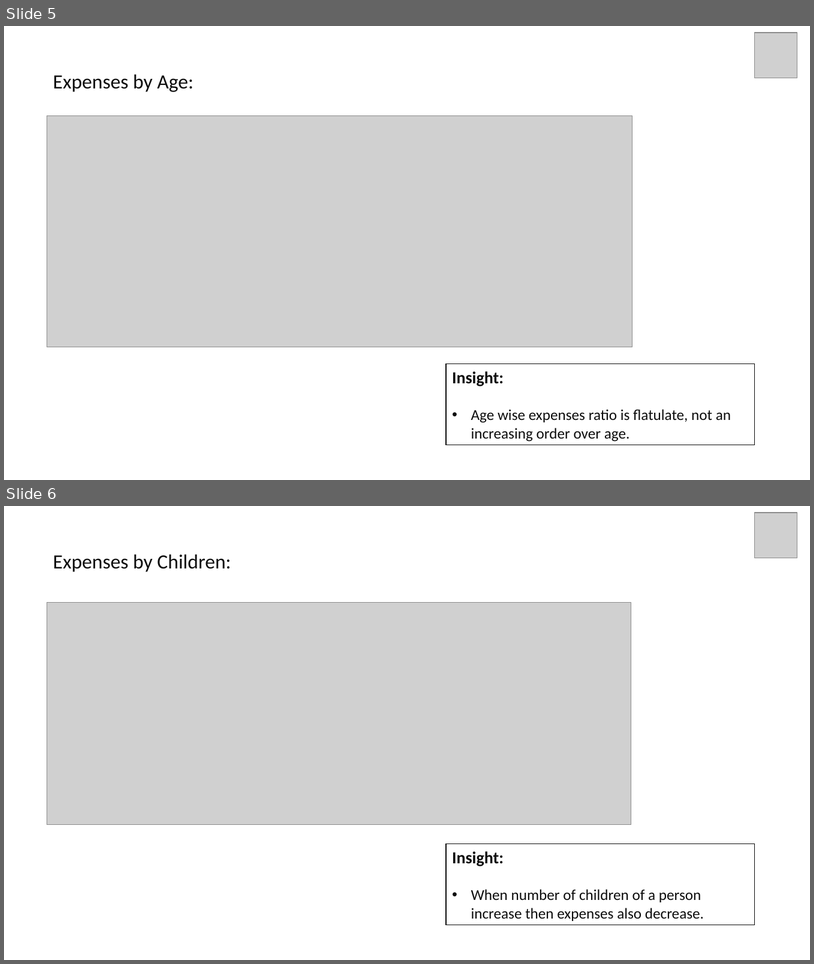
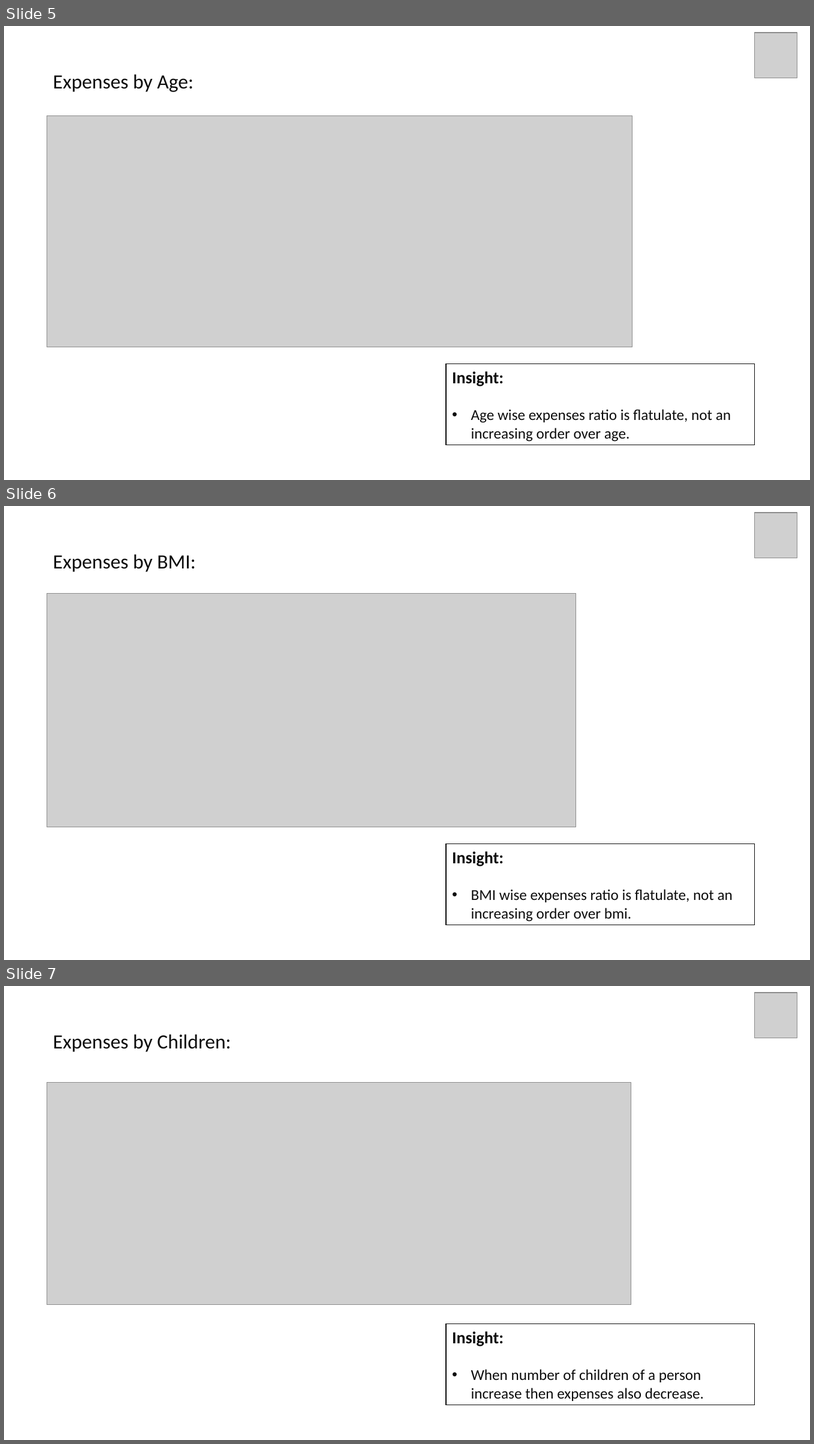
Before and after one commit to dibyendubiswas1998/Insurance-Premium-Prediction, a slide deck: Analysis Report/analysis report.pptx. Shown one above the other, each under a label of ours: slides 5 and 6 before the commit, slides 5, 6 and 7 after it. The pictures are 814x964 and 814x1444 pixels, drawn with LibreOffice and Linux fonts; fonts in the diff are those of the drawing; grey boxes stand for pictures. Boxes give left, top, right and bottom in pixels: in the first picture for what was removed or moved away, otherwise in the second. Text is boxed around its words. In the diff, an @@ line names an element or a change of style, - is before the commit and + after.

```diff
--- a/Analysis Report/analysis report.pptx
+++ b/Analysis Report/analysis report.pptx
@@ slide 6 added at [4,506,810,960], background #FFFFFF @@
@@ picture added at [755,513,798,558] @@
@@ text added at [53,554,195,572], 24 pt, text #0D0D0D @@
+Expenses by BMI:
@@ picture added at [47,593,576,826] @@
@@ rectangle added at [446,844,755,925], outline #0D0D0D 1 pt, 18 pt, text #0D0D0D @@
+Insight:
+• BMI wise expenses ratio is flatulate, not an increasing order over bmi.
@@ what was slide 6 is now slide 7 @@
```
Also in this commit, not shown: 3 slides changed, 1 other slide added, 1 other file.
